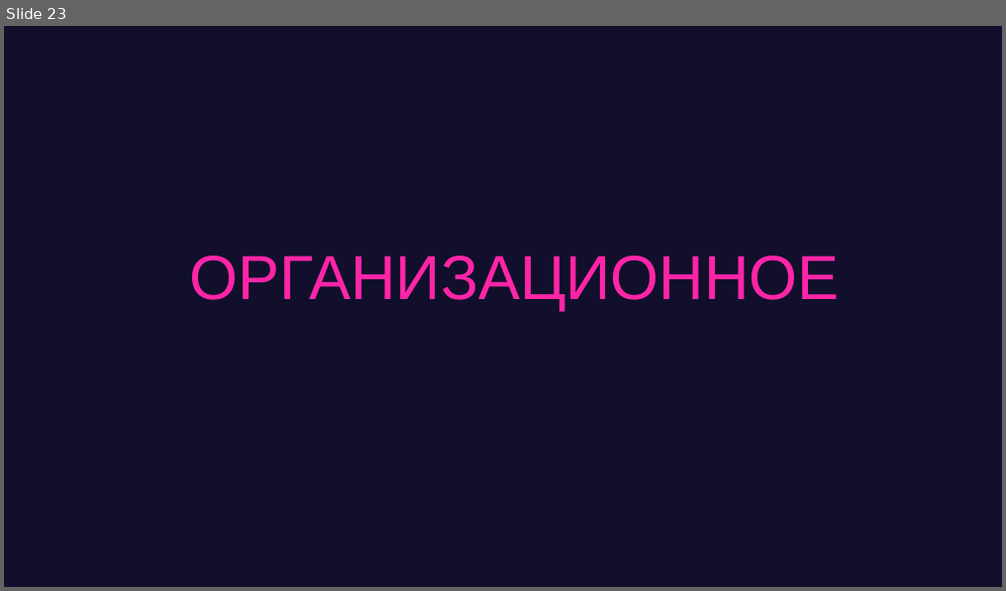
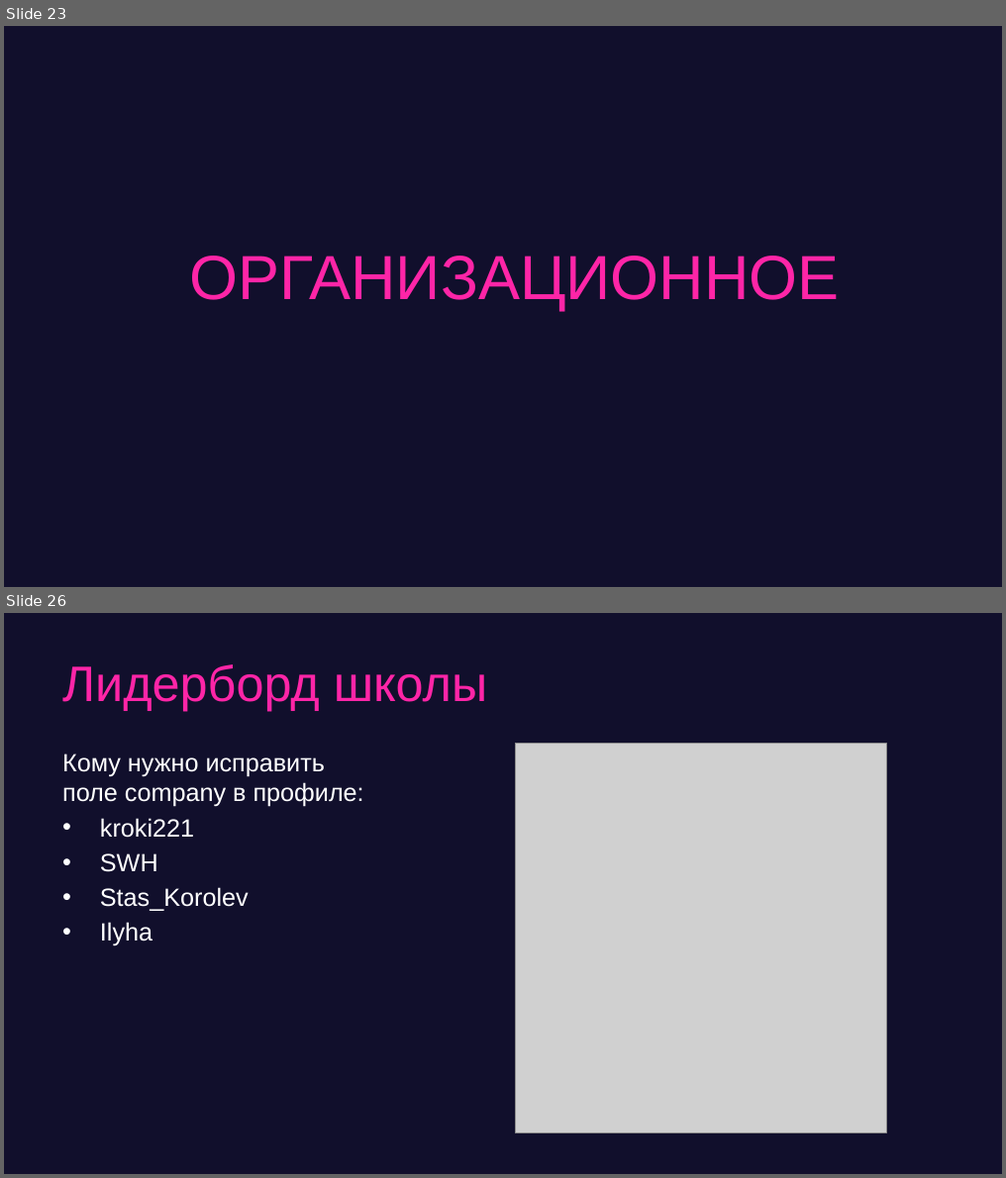
Before and after one commit to game-ai-course/game-ai-school, a slide deck: day1-montecarlo.pptx. Shown one above the other, each under a label of ours: slide 23 before the commit, slides 23 and 26 after it; the slides between them are not shown. The pictures are 1006x591 and 1006x1178 pixels, drawn with LibreOffice and Linux fonts; fonts in the diff are those of the drawing; grey boxes stand for pictures. Boxes give left, top, right and bottom in pixels: in the first picture for what was removed or moved away, otherwise in the second. Text is boxed around its words. In the diff, an @@ line names an element or a change of style, - is before the commit and + after.

```diff
--- a/day1-montecarlo.pptx
+++ b/day1-montecarlo.pptx
@@ slide 26 added at box(4, 613, 1002, 1174), background #110F2C @@
@@ title added at box(62, 664, 487, 711), 48 pt, text #FE25A7 @@
+Лидерборд школы
@@ text added at box(62, 754, 364, 947), 24 pt, text #FFFFFF @@
+Кому нужно исправить
+поле company в профиле:
+• kroki221
+• SWH
+• Stas_Korolev
+• Ilyha
@@ picture added at box(515, 744, 887, 1134) @@
```
Also in this commit, not shown: 8 slides changed.
